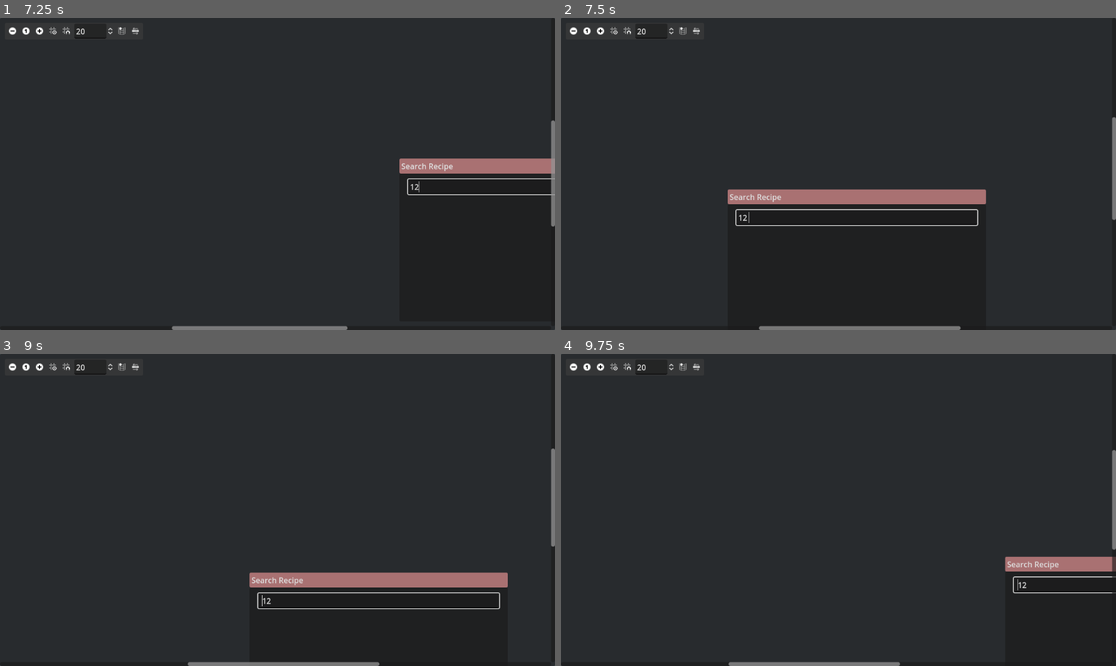
Above: before the commit, frames 1-4 (two rows, left to right).
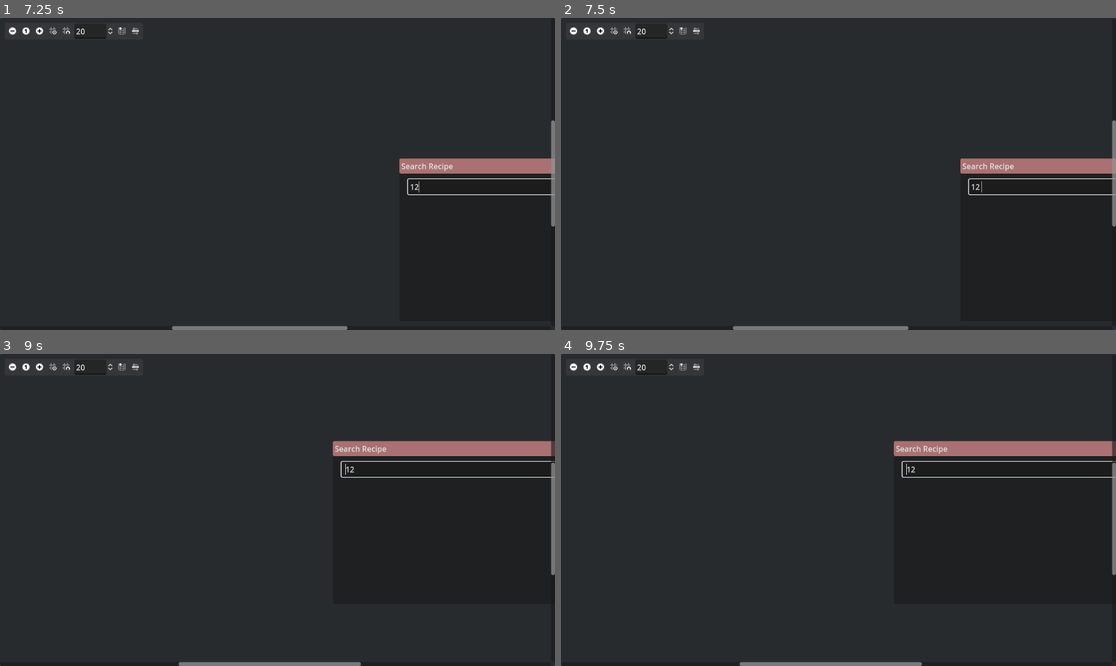
Above: after the commit, the same moments.

Repository: dFarium/Satisfactory-producction-planner
Game: Godot game, scene res://Scenes/graph_edit.tscn
Same seed, same stepped clock (60 frames per second), same inputs: the game is played once before the commit and once after it.
Inputs (mouse positions are in pixels of both pictures, inside the frame that each line leads up to):
- Up to frame 1 (7.25 s): click (11, 30) at 0.5 s; click (38, 30) at 1.25 s; click (55, 30) at 2 s; click (66, 30) at 2.75 s; click (122, 30) at 3.5 s; click (133, 30) at 4.25 s; click (27, 30) at 5 s; tap Enter at 5.75 s; move the mouse to (399, 158) at 5.77 s; hold Up (ui_up) 5.78-6.5 s; right-click (399, 158) at 5.85 s; click (527, 186) at 6.52 s; type "12" at 6.6 s
- Up to frame 2 (7.5 s): tap Space at 7.25 s; move the mouse to (727, 189) at 7.27 s; right-click (727, 189) at 7.35 s
- Up to frame 3 (9 s): tap Enter at 8 s; move the mouse to (333, 441) at 8.02 s; hold Up (ui_up) from 8.03 s (still down); right-click (333, 441) at 8.1 s; tap Space at 8.75 s; move the mouse to (249, 572) at 8.77 s; right-click (249, 572) at 8.85 s
- Up to frame 4 (9.75 s): tap Enter at 9.5 s; move the mouse to (1005, 556) at 9.52 s; release Up (ui_up) at 9.53 s; right-click (1005, 556) at 9.6 s

Frame 1 is identical in both runs. In frame 2, 4.7% of the frame differs, in the area x 30-100%, y 31-100%; in frame 3, 5.2%, in the area x 32-100%, y 27-100%; in frame 4, 3.5%.

Commit message:
graphedit testing

Diff:
--- a/Scenes/Factories/1input1output.tscn
+++ b/Scenes/Factories/1input1output.tscn
@@ -9,7 +9,6 @@
 custom_minimum_size = Vector2(50, 50)
 offset_right = 300.0
 offset_bottom = 227.0
-resizable = true
 title = "Reinforced Iron Plate"
 slot/0/left_enabled = false
 slot/0/left_type = 0
@@ -22,13 +21,13 @@
 slot/0/draw_stylebox = false
 slot/1/left_enabled = true
 slot/1/left_type = 0
-slot/1/left_color = Color(1, 0, 0, 0.996078)
+slot/1/left_color = Color(1, 1, 1, 0.996078)
 slot/1/left_icon = null
 slot/1/right_enabled = true
 slot/1/right_type = 0
-slot/1/right_color = Color(1, 0, 0, 0.996078)
+slot/1/right_color = Color(1, 1, 1, 1)
 slot/1/right_icon = null
-slot/1/draw_stylebox = true
+slot/1/draw_stylebox = false
 script = ExtResource("1_a7dxp")
 inputs = [NodePath("HBoxContainer/Input1")]
 outputs = [NodePath("HBoxContainer/Output1")]
--- a/Scenes/graph_edit.tscn
+++ b/Scenes/graph_edit.tscn
@@ -34,3 +34,4 @@
 position_offset = Vector2(303, 172)
 
 [connection signal="connection_request" from="GraphEdit" to="." method="_on_graph_edit_connection_request"]
+[connection signal="disconnection_request" from="GraphEdit" to="." method="_on_graph_edit_disconnection_request"]
--- a/Scripts/Factories/building_slot.gd
+++ b/Scripts/Factories/building_slot.gd
@@ -46,7 +46,7 @@
 	evaluate_math_expression(text)
 	slot_value_updated.emit(slot, text.to_float())
 
-func _on_text_submitted(_new_text: String) -> void:
+func _on_text_submitted(_new_text:String) -> void:
 	print("text submitted")
 	evaluate_math_expression(text)
 	slot_value_updated.emit(slot, text.to_float())
--- a/Scripts/Graph/graph_edit.gd
+++ b/Scripts/Graph/graph_edit.gd
@@ -19,7 +19,7 @@
 	search_panel.position_offset = get_global_mouse_position()
 
 func _input(_event: InputEvent) -> void:
-	if Input.is_action_just_pressed("right_click"):
+	if Input.is_action_just_pressed("ui_up"):
 		show_search_panel()
 
 func _on_add_building(recipe: Recipe) -> void:
--- a/Scripts/Graph/main.gd
+++ b/Scripts/Graph/main.gd
@@ -20,3 +20,10 @@
 	graph_edit.add_child(new_building)
 	new_building.position_offset = get_global_mouse_position()
 	pass # Replace with function body.
+
+
+func _on_graph_edit_disconnection_request(from_node:StringName, from_port:int, to_node:StringName, to_port:int) -> void:
+	print("Disconnecting")
+	graph_edit.disconnect_node(from_node, from_port, to_node, to_port)
+
+	pass # Replace with function body.
--- a/Scripts/Graph/recipe_option.gd
+++ b/Scripts/Graph/recipe_option.gd
@@ -53,18 +53,3 @@
 
 func _on_pressed() -> void:
 	recipe_pressed.emit(recipe_data)
-
-#func setup_building(recipe:Recipe) -> void:
-	#match [recipe_data.inputs.size(),recipe_data.outputs.size()]:
-		#[0,1]:
-			#instantiate_building("res://Scenes/Factories/1output.tscn")
-		#[1,1]:
-			#instantiate_building("res://Scenes/Factories/1input1output.tscn")
-		#[2,1]:
-			#instantiate_building("res://Scenes/Factories/2input1output.tscn")
-		#[3,1]:
-			#instantiate_building("res://Scenes/Factories/3input1output.tscn")
-		#[4,1]:
-			#instantiate_building("res://Scenes/Factories/4input1output.tscn")
-		#_:
-			#print("NO ENCONTRADO")
